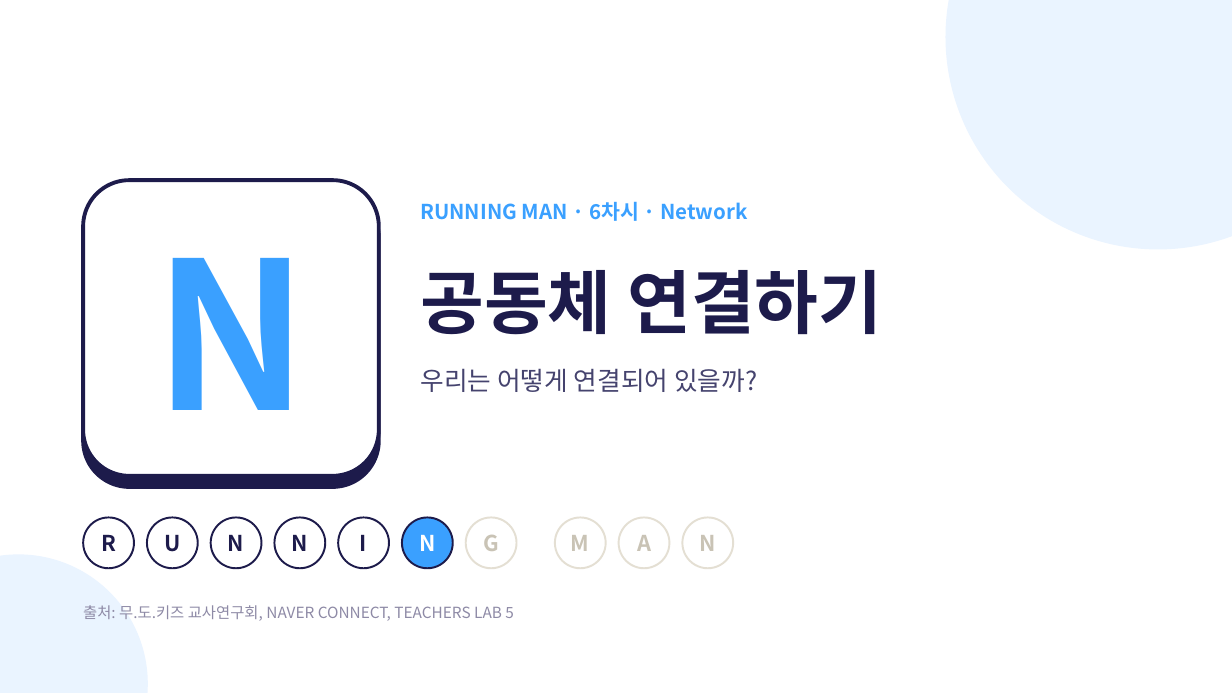
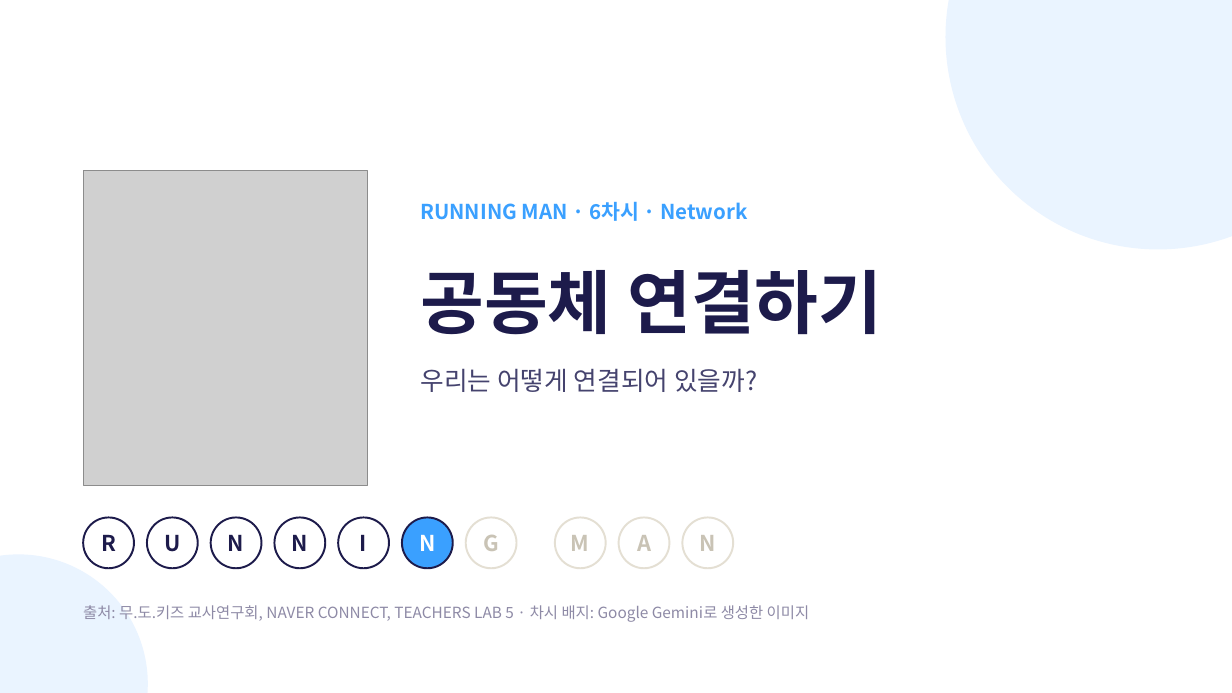
Before and after one commit to biossam/mudokids, a slide deck: slide 1 of files/6/ppt.pptx. Drawn at 1232x693 pixels with LibreOffice and Linux fonts; fonts in the diff are those of the drawing; grey boxes stand for pictures. Boxes give left, top, right and bottom in pixels: in the first picture for what was removed or moved away, otherwise in the second. Text is boxed around its words. In the diff, an @@ line names an element or a change of style, - is before the commit and + after.

```diff
--- a/files/6/ppt.pptx
+++ b/files/6/ppt.pptx
@@ picture added at (83, 171, 367, 485) @@
@@ rounded rectangle removed at (83, 191, 379, 487) @@
@@ rounded rectangle removed at (83, 180, 379, 476) @@
@@ text removed at (154, 258, 308, 410) @@
-N
@@ text at (83, 605, 809, 622): text changed @@
-출처: 무.도.키즈 교사연구회, NAVER CONNECT, TEACHERS LAB 5
+출처: 무.도.키즈 교사연구회, NAVER CONNECT, TEACHERS LAB 5 · 차시 배지: Google Gemini로 생성한 이미지
```
Also in this commit, not shown: 40 other files.
